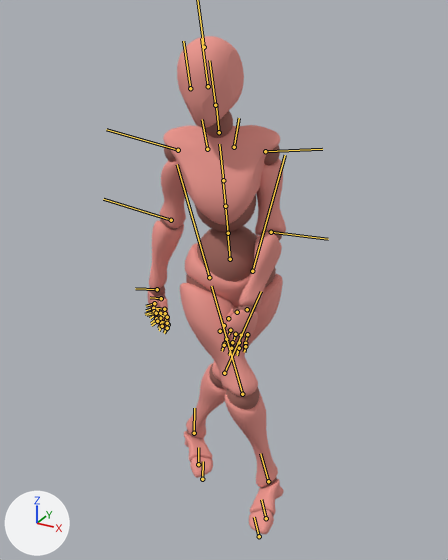
Before and after pictures for a commit that changed the FBX model Assets/Animation/xbot@Walk Strafe Left.fbx.
Camera for both pictures: a 50 mm lens placed at (1.046, -1.846, 1.828), pointed at (0.057, -0.048, 0.928). Arrows for +X, +Y and +Z are at lower left; the lights stay in place. Both versions are drawn at frame 31 of the action 'mixamo.com'; the numbers are the values there. The bones that bend it are drawn over the model as lines.

Names of what the first picture shows: 'Beta_Joints', 'Beta_Surface'.
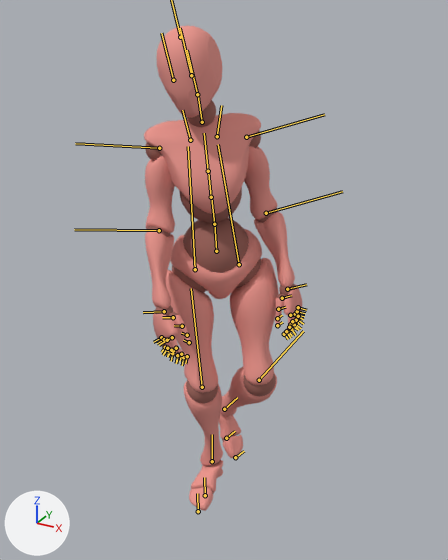
Pixel boxes (x1, y1, x2, y2) of what changed, in the pictures (448 x 560 px):
'Beta_Surface', posed (14% wider): before (148, 36, 286, 534); after (144, 26, 302, 511)
'Beta_Joints', posed (16% wider): before (149, 111, 283, 516); after (145, 100, 301, 493)
bone 'mixamorig:Hips', root to tip: before (230, 259) to (227, 232); after (216, 251) to (214, 223)
bone 'mixamorig:Spine', root to tip: before (228, 233) to (225, 207); after (214, 224) to (211, 197)
bone 'mixamorig:Spine1', root to tip: before (225, 206) to (223, 182); after (211, 197) to (208, 172)
bone 'mixamorig:Spine2', root to tip: before (223, 180) to (219, 144); after (208, 171) to (204, 133)
bone 'mixamorig:Neck', root to tip: before (219, 132) to (216, 103); after (202, 122) to (197, 92)
bone 'mixamorig:Head', root to tip: before (215, 105) to (209, 60); after (197, 94) to (187, 50)
bone 'mixamorig:LeftShoulder', root to tip: before (234, 147) to (239, 118); after (217, 136) to (221, 105)
bone 'mixamorig:LeftArm', root to tip: before (265, 151) to (322, 149); after (246, 137) to (324, 114)
bone 'mixamorig:LeftForeArm', root to tip: before (271, 232) to (328, 239); after (266, 213) to (342, 191)
bone 'mixamorig:LeftHand', root to tip: before (247, 309) to (246, 311); after (287, 289) to (306, 284)
bone 'mixamorig:RightShoulder', root to tip: before (207, 149) to (202, 119); after (190, 140) to (182, 110)
bone 'mixamorig:RightArm', root to tip: before (178, 150) to (106, 129); after (159, 148) to (75, 143)
bone 'mixamorig:RightForeArm', root to tip: before (171, 220) to (103, 199); after (159, 230) to (74, 229)
bone 'mixamorig:RightHand', root to tip: before (157, 289) to (135, 288); after (164, 311) to (143, 312)
bone 'mixamorig:LeftUpLeg', root to tip: before (252, 271) to (285, 155); after (239, 264) to (218, 144)
bone 'mixamorig:LeftLeg', root to tip: before (224, 373) to (261, 291); after (259, 380) to (303, 331)
bone 'mixamorig:LeftFoot', root to tip: before (194, 433) to (194, 408); after (224, 409) to (237, 397)
bone 'mixamorig:RightUpLeg', root to tip: before (209, 277) to (177, 164); after (195, 269) to (188, 146)
bone 'mixamorig:RightLeg', root to tip: before (242, 394) to (211, 286); after (202, 387) to (191, 288)
bone 'mixamorig:RightFoot', root to tip: before (268, 481) to (260, 453); after (212, 461) to (212, 434)

The edits, one by one:
Bone 'mixamorig:Hips' (bone_mixamorig_hips) moves from (4.8, -5.6, -3.8) to (0.6, -2.3, -1.0).
Bone 'mixamorig:Hips' (bone_mixamorig_hips) turns from (3, 38, 6) to (0, 38, 4) degrees about its own x, y and z.
Bone 'mixamorig:Spine' (bone_mixamorig_spine) turns from (7, -9, 0) to (8, -2, 3) degrees about its own x, y and z.
Bone 'mixamorig:Spine1' (bone_mixamorig_spine1) turns from (3, -2, 0) to (3, -1, 0) degrees about its own x, y and z.
Bone 'mixamorig:Spine2' (bone_mixamorig_spine2) turns from (3, -2, 0) to (3, -1, 0) degrees about its own x, y and z.
Bone 'mixamorig:Neck' (bone_mixamorig_neck) turns from (-4, -3, 0) to (-3, -4, 3) degrees about its own x, y and z.
Bone 'mixamorig:Head' (bone_mixamorig_head) turns from (-12, -17, 8) to (-11, -18, 9) degrees about its own x, y and z.
Bone 'mixamorig:LeftShoulder' (bone_mixamorig_leftshoulder) turns from (4, -5, -14) to (4, 1, -12) degrees about its own x, y and z.
Bone 'mixamorig:LeftArm' (bone_mixamorig_leftarm) turns from (43, -26, -72) to (-1, -20, -69) degrees about its own x, y and z.
Bone 'mixamorig:LeftForeArm' (bone_mixamorig_leftforearm) turns from (0, -27, 0) to (0, -15, 0) degrees about its own x, y and z.
Bone 'mixamorig:LeftHand' (bone_mixamorig_lefthand) turns from (37, -2, -9) to (37, 0, 1) degrees about its own x, y and z.
Bone 'mixamorig:RightShoulder' (bone_mixamorig_rightshoulder) turns from (3, -1, 3) to (4, 7, 8) degrees about its own x, y and z.
Bone 'mixamorig:RightArm' (bone_mixamorig_rightarm) turns from (-17, 6, 74) to (0, 29, 68) degrees about its own x, y and z.
Bone 'mixamorig:RightForeArm' (bone_mixamorig_rightforearm) turns from (0, 15, 0) to (0, 18, 0) degrees about its own x, y and z.
Bone 'mixamorig:RightHand' (bone_mixamorig_righthand) turns from (30, -5, 2) to (21, -1, 3) degrees about its own x, y and z.
Bone 'mixamorig:LeftUpLeg' (bone_mixamorig_leftupleg) turns from (1, 4, -19) to (-16, 17, -1) degrees about its own x, y and z.
Bone 'mixamorig:LeftLeg' (bone_mixamorig_leftleg) turns from (18, 3, 1) to (59, 1, 2) degrees about its own x, y and z.
Bone 'mixamorig:LeftFoot' (bone_mixamorig_leftfoot) turns from (-16, 1, 12) to (0, 1, -8) degrees about its own x, y and z.
Bone 'mixamorig:RightUpLeg' (bone_mixamorig_rightupleg) turns from (-28, -5, 10) to (-14, -12, 0) degrees about its own x, y and z.
Bone 'mixamorig:RightLeg' (bone_mixamorig_rightleg) turns from (26, -3, -3) to (26, -8, -5) degrees about its own x, y and z.
Bone 'mixamorig:RightFoot' (bone_mixamorig_rightfoot) turns from (-3, -21, 1) to (-10, -4, -1) degrees about its own x, y and z.
